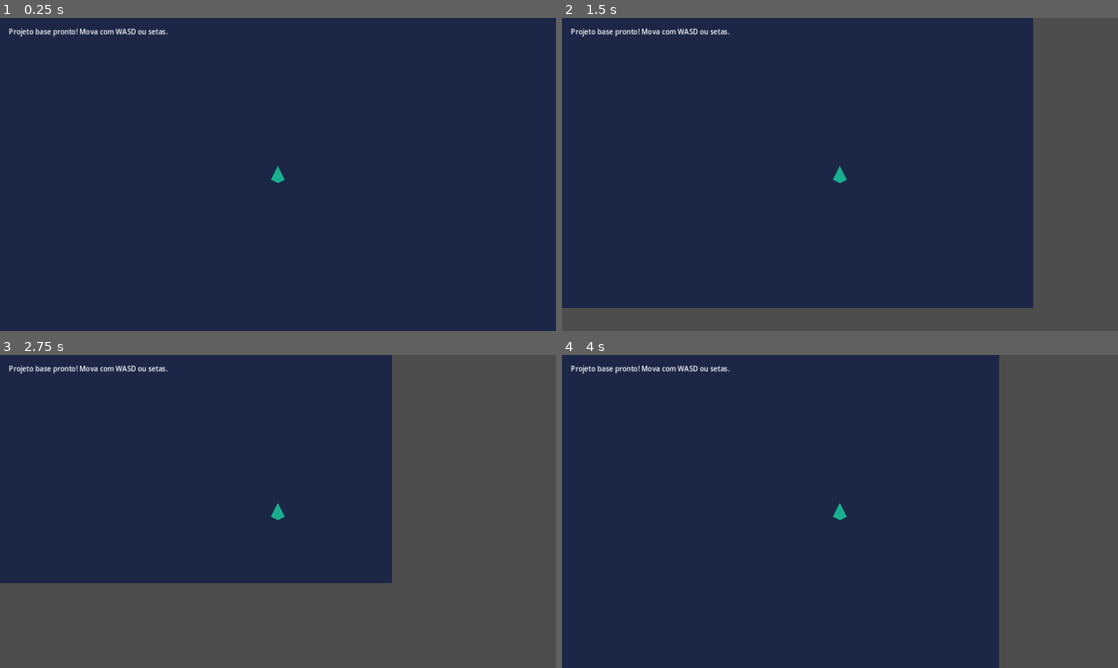
Above: before the commit, frames 1-4 (two rows, left to right).
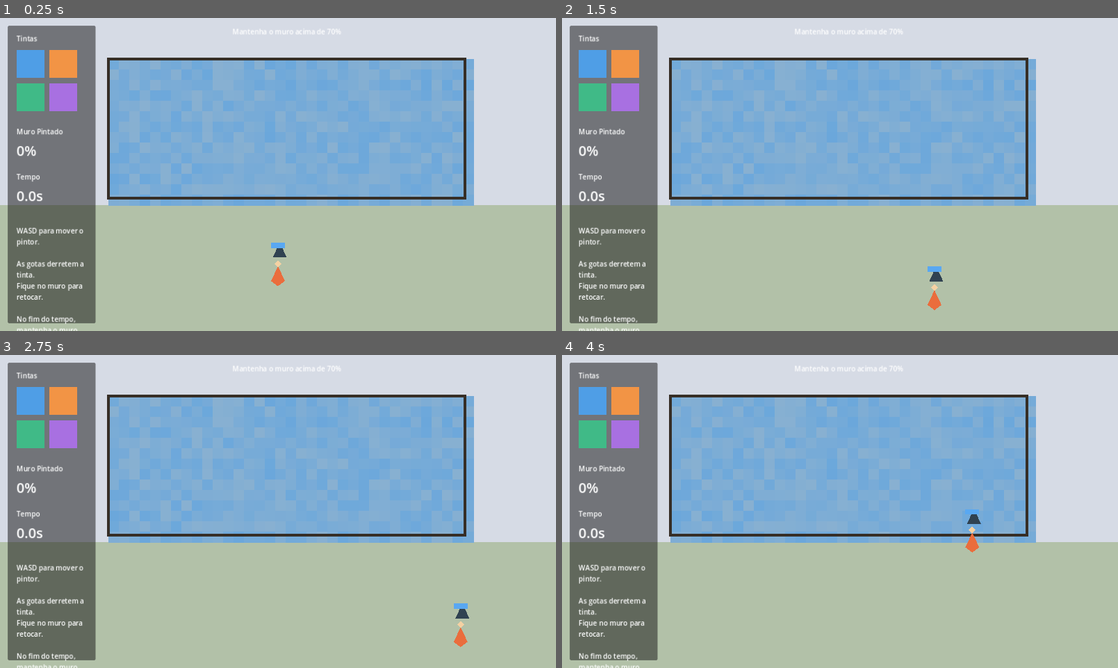
Above: after the commit, the same moments.

Repository: febiscaro/jogo
Game: Godot game, scene res://scenes/main.tscn
Same seed, same stepped clock (60 frames per second), same inputs: the game is played once before the commit and once after it.
Inputs:
- Up to frame 1 (0.25 s): no input
- Up to frame 2 (1.5 s): tap Enter at 0.5 s; hold Right (ui_right) 0.53-1.28 s; hold R 0.53-1.28 s; hold Down (ui_down) from 1.28 s (still down); tap R at 1.35 s
- Up to frame 3 (2.75 s): release Down (ui_down) at 2.03 s; hold Right (ui_right) from 2.03 s (still down); hold R from 2.03 s (still down)
- Up to frame 4 (4 s): release Right (ui_right) at 2.78 s; release R at 2.78 s; hold Up (ui_up) 2.78-3.53 s; tap R at 2.85 s; hold Left (ui_left) from 3.53 s (still down); hold R from 3.53 s (still down)

The runs differ from the first frame. In frame 1, 100% of the frame differs, in the area x 0-100%, y 0-100%; in frame 2, 100%; in frame 3, 100%; in frame 4, 100%.
Error after the commit: Parse Error: Unexpected "?" in source. If you want a ternary operator, use "truthy_value if true_condition else falsy_value". (res://scripts/game.gd:110)

Commit message:
feat: adiciona gameplay do pintor com gotas e retoque

Diff:
--- a/project.godot
+++ b/project.godot
@@ -10,7 +10,7 @@
 
 [application]
 
-config/name="Jogo 2D Base"
+config/name="Pintor do Muro"
 run/main_scene="res://scenes/main.tscn"
 config/features=PackedStringArray("4.2")
 config/icon="res://icon.svg"
--- a/scenes/main.tscn
+++ b/scenes/main.tscn
@@ -1,21 +1,123 @@
-[gd_scene load_steps=2 format=3 uid="uid://cc0wq4lni0vgd"]
+[gd_scene load_steps=4 format=3 uid="uid://cc0wq4lni0vgd"]
 
 [ext_resource type="PackedScene" path="res://scenes/player.tscn" id="1_vah6k"]
+[ext_resource type="Script" path="res://scripts/game.gd" id="2_mitcd"]
+[ext_resource type="Script" path="res://scripts/wall.gd" id="3_l2wns"]
 
 [node name="Main" type="Node2D"]
+script = ExtResource("2_mitcd")
 
 [node name="Background" type="Polygon2D" parent="."]
-color = Color(0.109804, 0.152941, 0.278431, 1)
-polygon = PackedVector2Array(-640, -360, 640, -360, 640, 360, -640, 360)
+color = Color(0.84, 0.86, 0.90, 1)
+polygon = PackedVector2Array(0, 0, 1280, 0, 1280, 720, 0, 720)
+
+[node name="Ground" type="Polygon2D" parent="."]
+color = Color(0.70, 0.76, 0.66, 1)
+polygon = PackedVector2Array(0, 430, 1280, 430, 1280, 720, 0, 720)
+
+[node name="Wall" type="Node2D" parent="."]
+position = Vector2(250, 95)
+script = ExtResource("3_l2wns")
+wall_size = Vector2(820, 320)
+paint_color = Color(0.31, 0.62, 0.90, 1)
 
 [node name="Player" parent="." instance=ExtResource("1_vah6k")]
-position = Vector2(0, 0)
+position = Vector2(640, 595)
 
 [node name="UI" type="CanvasLayer" parent="."]
 
-[node name="Label" type="Label" parent="UI"]
+[node name="Sidebar" type="Panel" parent="UI"]
+offset_left = 18.0
+offset_top = 18.0
+offset_right = 220.0
+offset_bottom = 702.0
+self_modulate = Color(0.94, 0.95, 0.96, 0.88)
+
+[node name="Title" type="Label" parent="UI/Sidebar"]
 offset_left = 20.0
+offset_top = 18.0
+offset_right = 180.0
+offset_bottom = 48.0
+text = "Tintas"
+
+[node name="SwatchBlue" type="ColorRect" parent="UI/Sidebar"]
+offset_left = 20.0
+offset_top = 56.0
+offset_right = 84.0
+offset_bottom = 120.0
+color = Color(0.31, 0.62, 0.90, 1)
+
+[node name="SwatchOrange" type="ColorRect" parent="UI/Sidebar"]
+offset_left = 96.0
+offset_top = 56.0
+offset_right = 160.0
+offset_bottom = 120.0
+color = Color(0.95, 0.58, 0.27, 1)
+
+[node name="SwatchGreen" type="ColorRect" parent="UI/Sidebar"]
+offset_left = 20.0
+offset_top = 132.0
+offset_right = 84.0
+offset_bottom = 196.0
+color = Color(0.25, 0.73, 0.53, 1)
+
+[node name="SwatchPurple" type="ColorRect" parent="UI/Sidebar"]
+offset_left = 96.0
+offset_top = 132.0
+offset_right = 160.0
+offset_bottom = 196.0
+color = Color(0.66, 0.44, 0.88, 1)
+
+[node name="CoverageTitle" type="Label" parent="UI/Sidebar"]
+offset_left = 20.0
+offset_top = 232.0
+offset_right = 176.0
+offset_bottom = 262.0
+text = "Muro Pintado"
+
+[node name="CoverageValue" type="Label" parent="UI/Sidebar"]
+offset_left = 20.0
+offset_top = 264.0
+offset_right = 176.0
+offset_bottom = 308.0
+theme_override_font_sizes/font_size = 32
+text = "0%"
+
+[node name="TimeTitle" type="Label" parent="UI/Sidebar"]
+offset_left = 20.0
+offset_top = 336.0
+offset_right = 176.0
+offset_bottom = 366.0
+text = "Tempo"
+
+[node name="TimeValue" type="Label" parent="UI/Sidebar"]
+offset_left = 20.0
+offset_top = 368.0
+offset_right = 176.0
+offset_bottom = 412.0
+theme_override_font_sizes/font_size = 32
+text = "0.0s"
+
+[node name="Help" type="Label" parent="UI/Sidebar"]
+offset_left = 20.0
+offset_top = 460.0
+offset_right = 180.0
+offset_bottom = 620.0
+autowrap_mode = 3
+text = "WASD para mover o pintor.\n\nAs gotas derretem a tinta.\nFique no muro para retocar.\n\nNo fim do tempo, mantenha o muro bonito."
+
+[node name="TopStatus" type="Label" parent="UI"]
+offset_left = 250.0
 offset_top = 20.0
-offset_right = 620.0
-offset_bottom = 60.0
-text = "Projeto base pronto! Mova com WASD ou setas."
+offset_right = 1070.0
+offset_bottom = 52.0
+horizontal_alignment = 1
+text = "Mantenha o muro acima de 70%"
+
+[node name="CenterMessage" type="Label" parent="UI"]
+offset_left = 250.0
+offset_top = 665.0
+offset_right = 1070.0
+offset_bottom = 705.0
+horizontal_alignment = 1
+text = ""
--- a/scenes/player.tscn
+++ b/scenes/player.tscn
@@ -6,14 +6,27 @@
 radius = 18.0
 
 [node name="Player" type="CharacterBody2D"]
+move_bounds = Rect2(190, 430, 900, 220)
 script = ExtResource("1_3v80g")
 
-[node name="Visual" type="Polygon2D" parent="."]
-color = Color(0.0980392, 0.682353, 0.556863, 1)
-polygon = PackedVector2Array(0, -20, 16, 12, 0, 20, -16, 12)
+[node name="Body" type="Polygon2D" parent="."]
+color = Color(0.92, 0.43, 0.24, 1)
+polygon = PackedVector2Array(0, -24, 16, 10, 0, 22, -16, 10)
+
+[node name="Head" type="Polygon2D" parent="."]
+position = Vector2(0, -30)
+color = Color(0.96, 0.82, 0.64, 1)
+polygon = PackedVector2Array(0, -8, 8, 0, 0, 8, -8, 0)
+
+[node name="Roller" type="Polygon2D" parent="."]
+position = Vector2(0, -56)
+color = Color(0.19, 0.26, 0.32, 1)
+polygon = PackedVector2Array(-12, 12, -2, -10, 10, -10, 20, 12)
+
+[node name="Foam" type="Polygon2D" parent="Roller"]
+position = Vector2(0, -10)
+color = Color(0.35, 0.66, 0.95, 1)
+polygon = PackedVector2Array(-16, 0, 16, 0, 16, -12, -16, -12)
 
 [node name="CollisionShape2D" type="CollisionShape2D" parent="."]
 shape = SubResource("CircleShape2D_a7yob")
-
-[node name="Camera2D" type="Camera2D" parent="."]
-enabled = true
--- /dev/null
+++ b/scripts/game.gd
@@ -0,0 +1,113 @@
+extends Node2D
+
+@export var round_duration := 70.0
+@export var win_coverage := 0.70
+@export var lose_coverage := 0.20
+
+@onready var wall = $Wall
+@onready var player = $Player
+@onready var coverage_value: Label = $UI/Sidebar/CoverageValue
+@onready var time_value: Label = $UI/Sidebar/TimeValue
+@onready var top_status: Label = $UI/TopStatus
+@onready var center_message: Label = $UI/CenterMessage
+
+var _elapsed := 0.0
+var _drop_timer := 0.0
+var _running := true
+var _drops: Array[Dictionary] = []
+
+
+func _ready() -> void:
+	randomize()
+	if player.has_method("set_wall"):
+		player.set_wall(wall)
+	_update_hud(wall.get_coverage_ratio())
+	center_message.text = "WASD para mover | Encoste no muro para retocar"
+
+
+func _process(delta: float) -> void:
+	if _running:
+		_elapsed += delta
+		_update_drops(delta)
+
+		var coverage := wall.get_coverage_ratio()
+		_update_hud(coverage)
+		_check_end_conditions(coverage)
+	else:
+		if Input.is_key_pressed(KEY_R):
+			get_tree().reload_current_scene()
+
+	queue_redraw()
+
+
+func _draw() -> void:
+	for drop in _drops:
+		var pos: Vector2 = drop["pos"]
+		var radius: float = drop["radius"]
+		draw_circle(pos, radius, Color(0.70, 0.88, 1.0, 0.95))
+		draw_line(pos, pos + Vector2(0.0, radius * 2.6), Color(0.70, 0.88, 1.0, 0.50), maxf(1.5, radius * 0.35))
+
+
+func _update_drops(delta: float) -> void:
+	var difficulty := clampf(_elapsed / round_duration, 0.0, 1.3)
+	var wall_rect: Rect2 = wall.get_wall_rect_global()
+
+	_drop_timer -= delta
+	if _drop_timer <= 0.0:
+		_spawn_drop(wall_rect, difficulty)
+		_drop_timer = maxf(0.13, randf_range(0.32, 0.75) - (difficulty * 0.24))
+
+	for index in range(_drops.size() - 1, -1, -1):
+		var drop := _drops[index]
+		var pos: Vector2 = drop["pos"]
+		pos.y += float(drop["speed"]) * delta
+		drop["pos"] = pos
+
+		if wall_rect.has_point(pos):
+			wall.damage_at(pos, float(drop["radius"]) * 2.0, float(drop["power"]) * delta)
+
+		if pos.y > wall_rect.end.y + 120.0:
+			_drops.remove_at(index)
+		else:
+			_drops[index] = drop
+
+
+func _spawn_drop(wall_rect: Rect2, difficulty: float) -> void:
+	var x := randf_range(wall_rect.position.x + 10.0, wall_rect.end.x - 10.0)
+	var y := wall_rect.position.y - randf_range(30.0, 220.0)
+	_drops.append({
+		"pos": Vector2(x, y),
+		"speed": randf_range(130.0, 240.0) + (difficulty * 140.0),
+		"radius": randf_range(5.0, 9.0),
+		"power": randf_range(0.65, 1.35) + (difficulty * 0.65)
+	})
+
+
+func _update_hud(coverage: float) -> void:
+	coverage_value.text = "%d%%" % int(round(coverage * 100.0))
+	var remaining := maxf(0.0, round_duration - _elapsed)
+	time_value.text = "%.1fs" % remaining
+
+	if _running:
+		top_status.text = "Mantenha o muro acima de %d%% ate o tempo acabar" % int(round(win_coverage * 100.0))
+
+
+func _check_end_conditions(coverage: float) -> void:
+	if coverage <= lose_coverage:
+		_finish_game(false, "Derrota: o muro derreteu demais! Pressione R para reiniciar.")
+		return
+
+	if _elapsed >= round_duration:
+		if coverage >= win_coverage:
+			_finish_game(true, "Vitoria! O muro ficou no capricho. Pressione R para jogar de novo.")
+		else:
+			_finish_game(false, "Tempo esgotado e faltou retoque. Pressione R para tentar de novo.")
+
+
+func _finish_game(is_win: bool, message: String) -> void:
+	_running = false
+	center_message.text = message
+	top_status.text = is_win ? "RESULTADO: VITORIA" : "RESULTADO: DERROTA"
+	top_status.modulate = is_win ? Color(0.56, 0.96, 0.60, 1.0) : Color(1.0, 0.48, 0.44, 1.0)
+	if player.has_method("set_game_active"):
+		player.set_game_active(false)
--- a/scripts/player.gd
+++ b/scripts/player.gd
@@ -1,13 +1,48 @@
 extends CharacterBody2D
 
-@export var speed: float = 260.0
+@export var speed: float = 290.0
+@export var move_bounds := Rect2(190.0, 430.0, 900.0, 220.0)
+@export var paint_radius: float = 55.0
+@export var paint_strength_per_second: float = 2.4
+
+@onready var roller: Node2D = $Roller
+
+var _wall = null
+var _is_active := true
 
 
-func _physics_process(_delta: float) -> void:
+func set_wall(wall) -> void:
+	_wall = wall
+
+
+func set_game_active(value: bool) -> void:
+	_is_active = value
+	if not value:
+		velocity = Vector2.ZERO
+
+
+func _physics_process(delta: float) -> void:
+	if not _is_active:
+		return
+
 	var input_vector := Vector2(
 		Input.get_action_strength("ui_right") - Input.get_action_strength("ui_left"),
 		Input.get_action_strength("ui_down") - Input.get_action_strength("ui_up")
 	)
+	if Input.is_key_pressed(KEY_D):
+		input_vector.x += 1.0
+	if Input.is_key_pressed(KEY_A):
+		input_vector.x -= 1.0
+	if Input.is_key_pressed(KEY_S):
+		input_vector.y += 1.0
+	if Input.is_key_pressed(KEY_W):
+		input_vector.y -= 1.0
 
 	velocity = input_vector.normalized() * speed
 	move_and_slide()
+
+	global_position.x = clampf(global_position.x, move_bounds.position.x, move_bounds.end.x)
+	global_position.y = clampf(global_position.y, move_bounds.position.y, move_bounds.end.y)
+
+	if _wall and _wall.has_method("paint_at"):
+		_wall.call("paint_at", roller.global_position, paint_radius, paint_strength_per_second * delta)
--- /dev/null
+++ b/scripts/wall.gd
@@ -0,0 +1,92 @@
+extends Node2D
+
+@export var wall_size := Vector2(820.0, 320.0)
+@export var cell_size := 24.0
+@export var base_color := Color(0.81, 0.78, 0.72, 1.0)
+@export var paint_color := Color(0.31, 0.62, 0.90, 1.0)
+@export var frame_color := Color(0.21, 0.18, 0.15, 1.0)
+@export var initial_min_coverage := 0.55
+@export var initial_max_coverage := 0.78
+
+var _columns := 0
+var _rows := 0
+var _coverage: PackedFloat32Array = PackedFloat32Array()
+
+
+func _ready() -> void:
+	randomize()
+	_setup_grid()
+	queue_redraw()
+
+
+func get_wall_rect_global() -> Rect2:
+	return Rect2(global_position, wall_size)
+
+
+func get_coverage_ratio() -> float:
+	if _coverage.is_empty():
+		return 0.0
+	var total := 0.0
+	for amount in _coverage:
+		total += amount
+	return total / float(_coverage.size())
+
+
+func paint_at(world_position: Vector2, radius: float, strength: float) -> void:
+	_affect_cells(world_position, radius, strength)
+
+
+func damage_at(world_position: Vector2, radius: float, strength: float) -> void:
+	_affect_cells(world_position, radius, -strength)
+
+
+func _setup_grid() -> void:
+	_columns = maxi(1, int(ceil(wall_size.x / cell_size)))
+	_rows = maxi(1, int(ceil(wall_size.y / cell_size)))
+
+	_coverage.resize(_columns * _rows)
+	for index in _coverage.size():
+		_coverage[index] = randf_range(initial_min_coverage, initial_max_coverage)
+
+
+func _affect_cells(world_position: Vector2, radius: float, delta_strength: float) -> void:
+	if radius <= 0.0 or is_zero_approx(delta_strength):
+		return
+
+	var local_pos := to_local(world_position)
+	var wall_rect := Rect2(Vector2.ZERO, wall_size)
+	if not wall_rect.grow(radius).has_point(local_pos):
+		return
+
+	var min_col := maxi(0, int(floor((local_pos.x - radius) / cell_size)))
+	var max_col := mini(_columns - 1, int(floor((local_pos.x + radius) / cell_size)))
+	var min_row := maxi(0, int(floor((local_pos.y - radius) / cell_size)))
+	var max_row := mini(_rows - 1, int(floor((local_pos.y + radius) / cell_size)))
+
+	for row in range(min_row, max_row + 1):
+		for col in range(min_col, max_col + 1):
+			var index := row * _columns + col
+			var center := Vector2((col + 0.5) * cell_size, (row + 0.5) * cell_size)
+			var distance := center.distance_to(local_pos)
+			if distance > radius:
+				continue
+			var falloff := 1.0 - (distance / radius)
+			_coverage[index] = clampf(_coverage[index] + (delta_strength * falloff), 0.0, 1.0)
+
+	queue_redraw()
+
+
+func _draw() -> void:
+	draw_rect(Rect2(Vector2.ZERO, wall_size), base_color)
+
+	for row in range(_rows):
+		for col in range(_columns):
+			var index := row * _columns + col
+			var tint := base_color.lerp(paint_color, _coverage[index])
+			var cell_rect := Rect2(
+				Vector2(col * cell_size, row * cell_size),
+				Vector2(cell_size + 0.7, cell_size + 0.7)
+			)
+			draw_rect(cell_rect, tint)
+
+	draw_rect(Rect2(Vector2.ZERO, wall_size), frame_color, false, 6.0)
Not shown, changed: README.md
